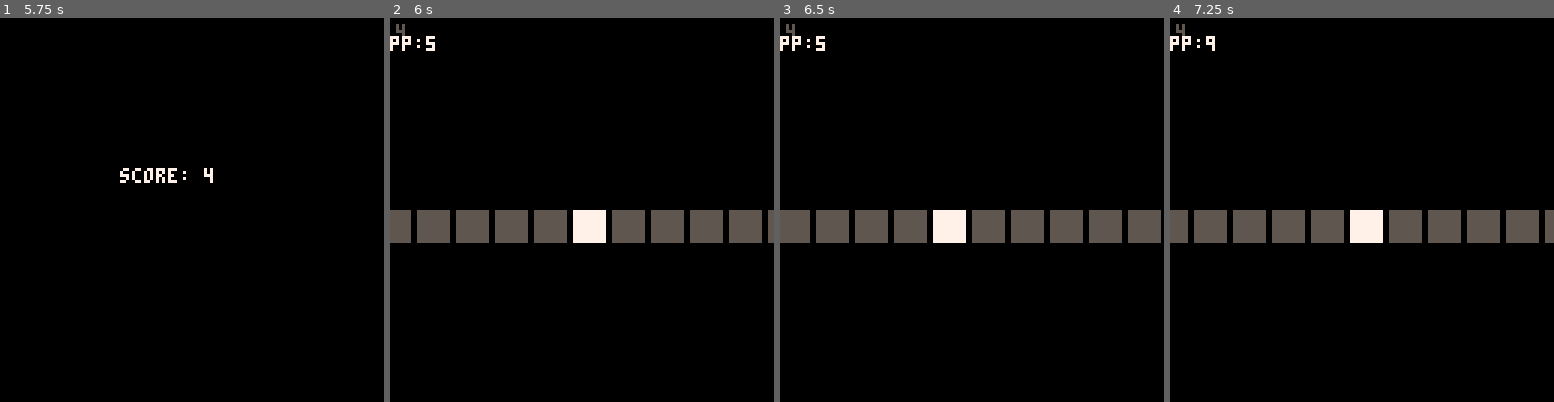
Above: before the commit, frames 1-4 (left to right).
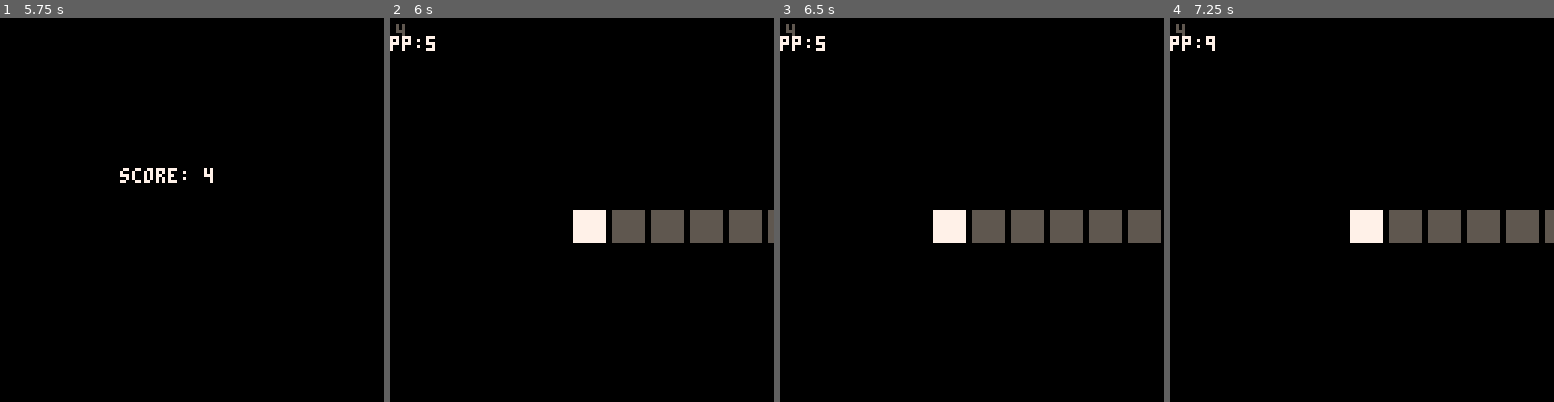
Above: after the commit, the same moments.

Repository: abemassry/dimensional-jump
Game: PICO-8 cartridge dimensional-jump.p8
The game is run twice, just before and just after one commit, with the same random seed, the same clock (stepped at 60 frames per second) and the same inputs.
Inputs:
- Up to frame 1 (5.75 s): tap X (X key) at 0.33, 1.07, 1.85, 2.97, 4.08, 5.2 s; tap O (Z key) at 0.7, 1.7, 2.1, 2.5, 2.9, 3.3, 3.7, 4.1, 4.5, 4.9, 5.3, 5.7 s; hold Right 1.6-2.1 s; hold Up 2.15-2.42 s; hold Right 2.47-3.03 s; hold Left 3.08-3.58 s; hold Down 3.63-3.97 s; hold Right 4.02-4.68 s; hold Up 4.73-5.03 s; hold Left 5.08-5.68 s; hold Down from 5.73 s (still down)
- Up to frame 2 (6 s): keep holding Down
- Up to frame 3 (6.5 s): release Down at 6.03 s; hold Right from 6.08 s (still down); tap O (Z key) at 6.1 s; tap X (X key) at 6.32 s
- Up to frame 4 (7.25 s): tap O (Z key) at 6.5, 6.9 s; release Right at 6.58 s; hold Right 6.63-7.13 s; hold Up from 7.18 s (still down)

Frame 1 is identical in both runs. In frame 2, 3.4% of the frame differs, in the area x 0-47%, y 50-59%; in frame 3, 2.9%; in frame 4, 3.4%.

Commit message:
make beginning tiles disappear 1d

Diff:
--- a/dimensional-jump.p8
+++ b/dimensional-jump.p8
@@ -225,6 +225,7 @@
 					if (i == drop) c = 1
 				end
 				print('pp:'..self.player_pos, 0, 6, 7)
+				if ((self.player_pos - 5) < 5 and count < self.player_pos) c = 0
 
 				rectfill(x1, 64, x2, 74, c)
 				if (c == 1) then
